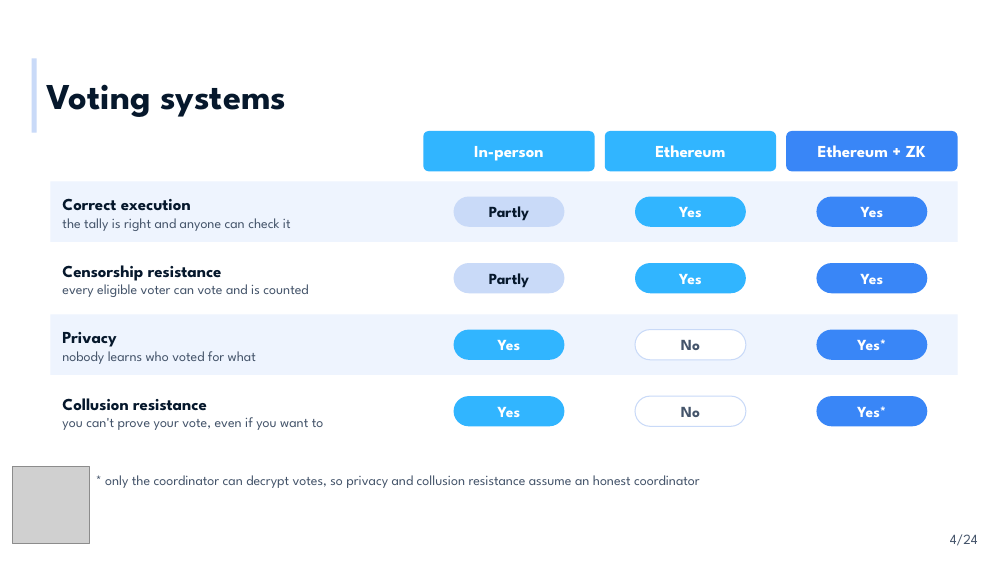
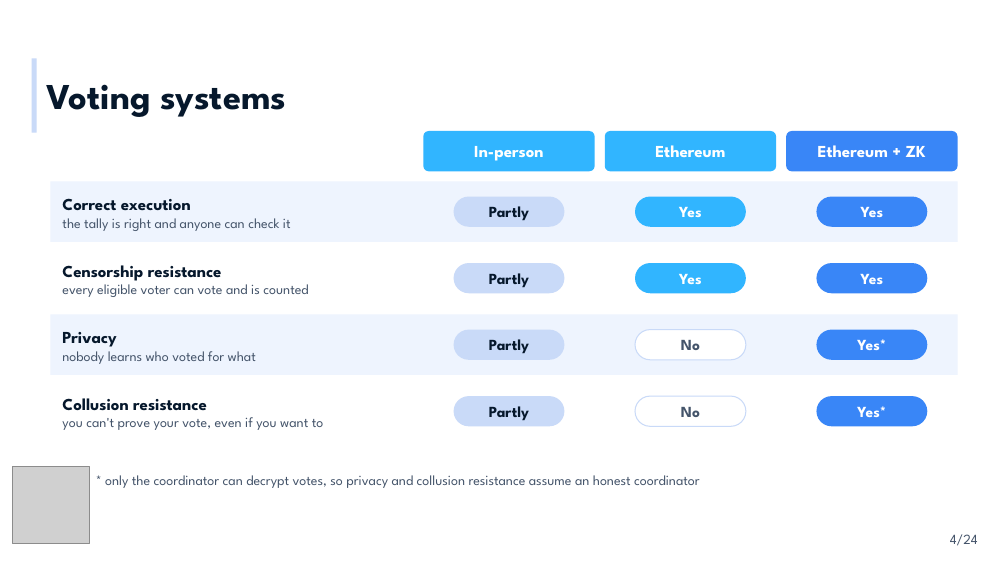
Before and after one commit to radojevicMihailo/ZK-kurs, a slide deck: slide 4 of maci/ZKP MA - MACI.pptx. Drawn at 1008x567 pixels with LibreOffice and Linux fonts; fonts in the diff are those of the drawing; grey boxes stand for pictures; background and template pictures are left out. Boxes give left, top, right and bottom in pixels: in the first picture for what was removed or moved away, otherwise in the second. Text is boxed around its words. In the diff, an @@ line names an element or a change of style, - is before the commit and + after.

```diff
--- a/maci/ZKP MA - MACI.pptx
+++ b/maci/ZKP MA - MACI.pptx
@@ rounded rectangle "Partly" at bbox=[454, 330, 564, 360]: fill #31B5FF to #C9DAF8 @@
@@ text in rounded rectangle at bbox=[489, 339, 529, 354]: text changed; text colour #FFFFFF to #06182C @@
-Yes
+Partly
@@ rounded rectangle "Partly" at bbox=[454, 396, 564, 426]: fill #31B5FF to #C9DAF8 @@
@@ text in rounded rectangle at bbox=[489, 406, 529, 421]: text changed; text colour #FFFFFF to #06182C @@
-Yes
+Partly
```
Also in this commit, not shown: 1 other file.
